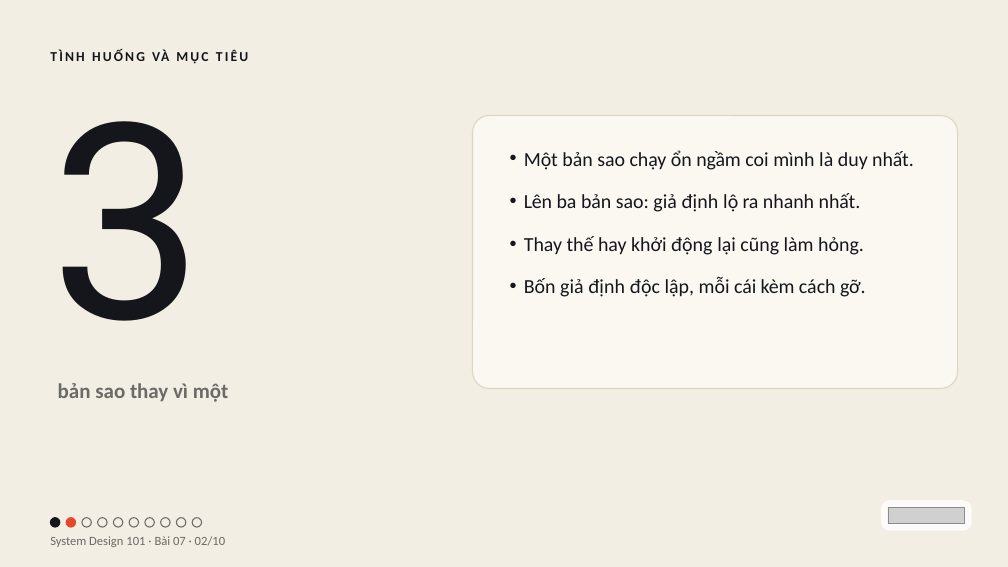
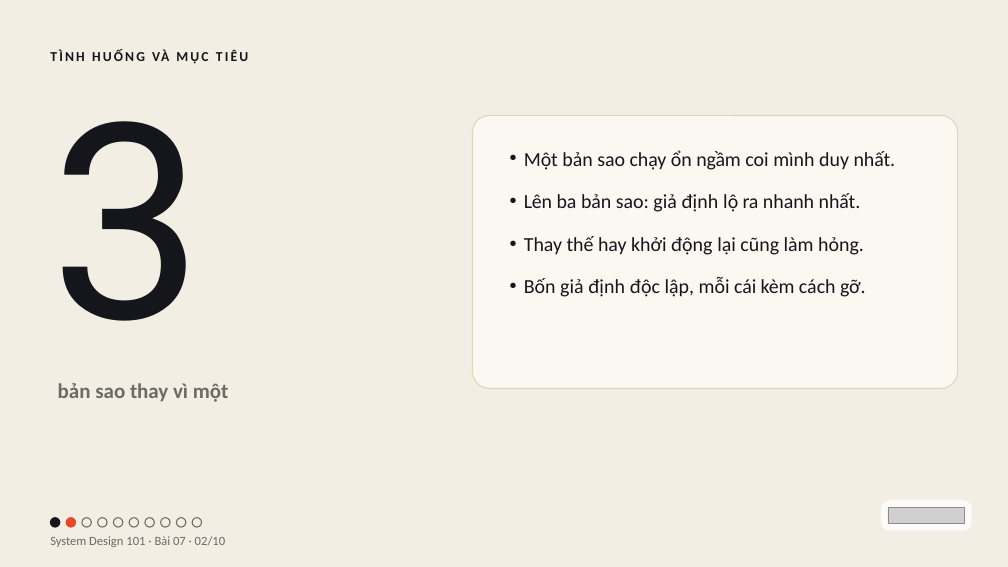
Before and after one commit to vohoailinh90/tool-marketing-studio, a slide deck: slide 2 of system-design-101/vi/lessons/sd-13-007/slides/sd-13-007.pptx. Drawn at 1008x567 pixels with LibreOffice and Linux fonts; fonts in the diff are those of the drawing; grey boxes stand for pictures. Boxes give left, top, right and bottom in pixels: in the first picture for what was removed or moved away, otherwise in the second. Text is boxed around its words. In the diff, an @@ line names an element or a change of style, - is before the commit and + after.

```diff
--- a/system-design-101/vi/lessons/sd-13-007/slides/sd-13-007.pptx
+++ b/system-design-101/vi/lessons/sd-13-007/slides/sd-13-007.pptx
@@ text at <box>524,150,896,170</box>: text changed @@
-• Một bản sao chạy ổn ngầm coi mình là duy nhất.
+• Một bản sao chạy ổn ngầm coi mình duy nhất.
```
Also in this commit, not shown: 3 other slides changed, 4 other files.
